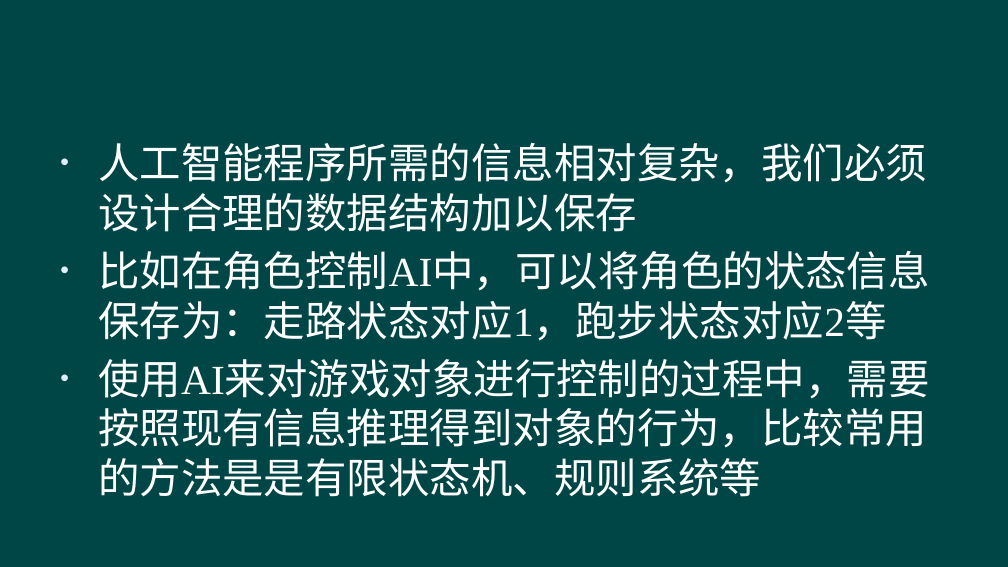
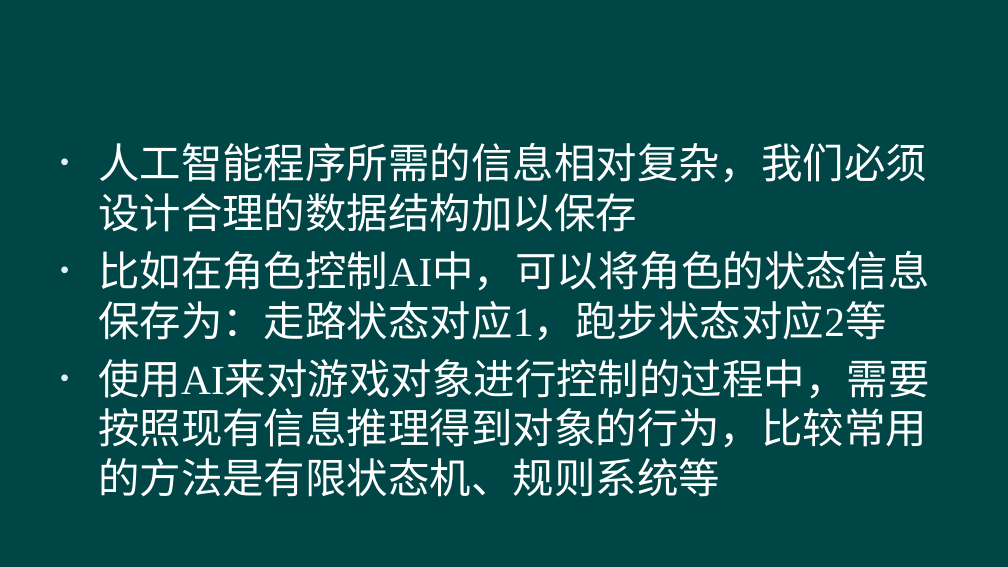
Before and after one commit to hanhonglei/Course_GameEngine, a slide deck: slide 9 of Slides/Principle/13 人工智能/13 人工智能.pptx. Drawn at 1008x567 pixels with LibreOffice and Linux fonts; fonts in the diff are those of the drawing; background and template pictures are left out. Boxes give left, top, right and bottom in pixels: in the first picture for what was removed or moved away, otherwise in the second. Text is boxed around its words. In the diff, an @@ line names an element or a change of style, - is before the commit and + after.

```diff
--- a/Slides/Principle/13 人工智能/13 人工智能.pptx
+++ b/Slides/Principle/13 人工智能/13 人工智能.pptx
@@ text at (x1=98, y1=359, x2=930, y2=497): text changed @@
-• 使用AI来对游戏对象进行控制的过程中，需要按照现有信息推理得到对象的行为，比较常用的方法是是有限状态机、规则系统等
+• 使用AI来对游戏对象进行控制的过程中，需要按照现有信息推理得到对象的行为，比较常用的方法是有限状态机、规则系统等
```
Also in this commit, not shown: 1 slide added, 2 other files.
